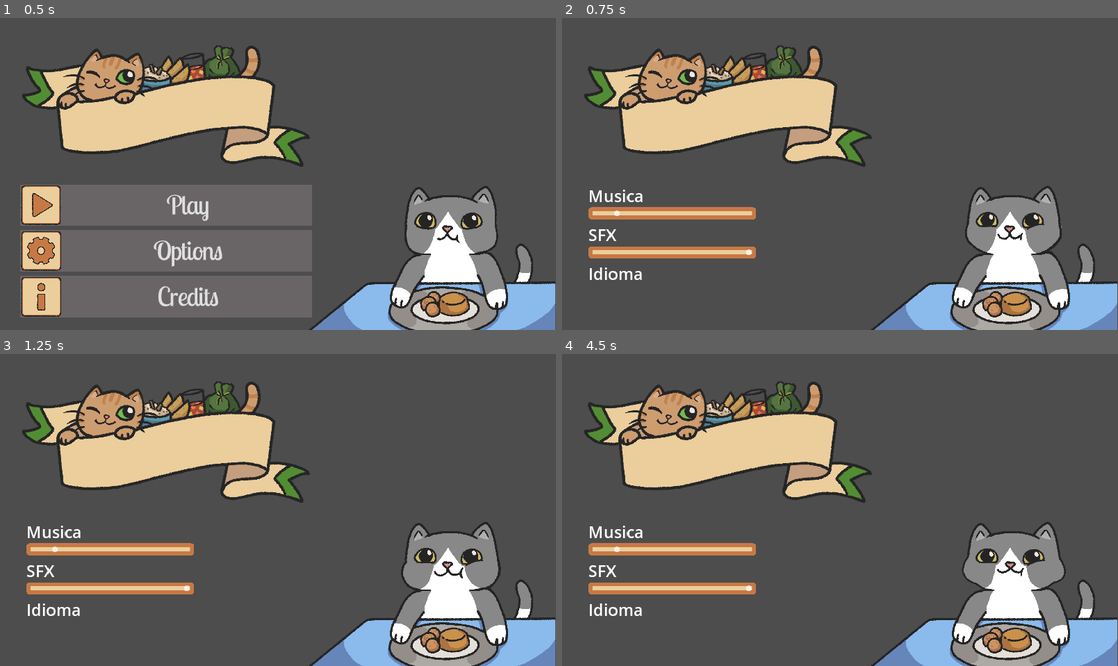
Above: before the commit, frames 1-4 (two rows, left to right).
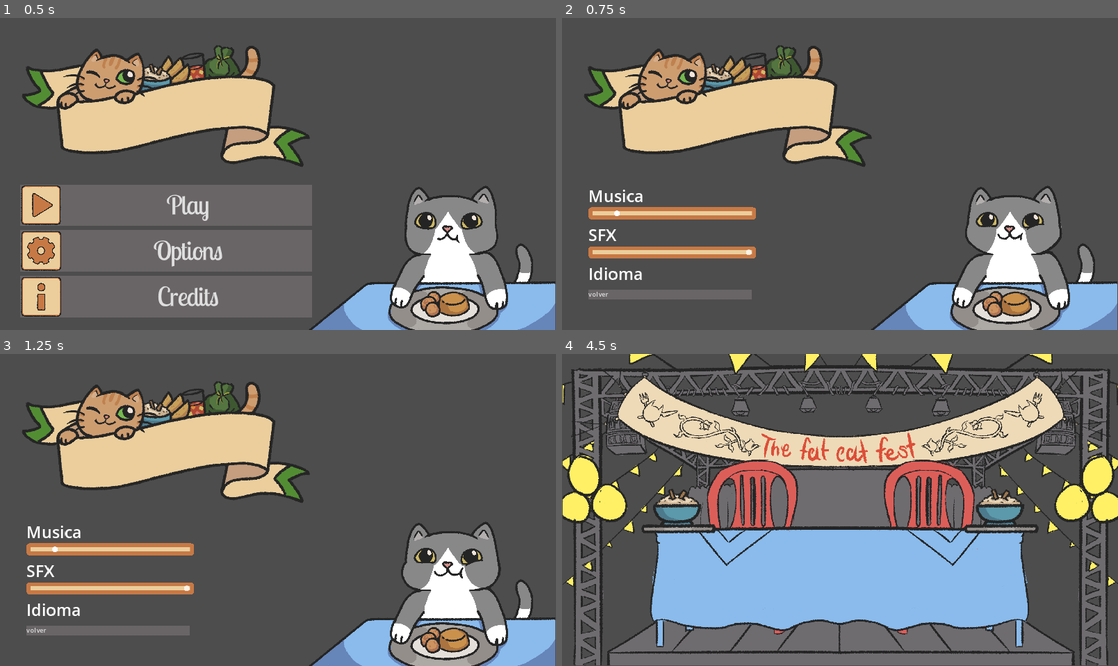
Above: after the commit, the same moments.

Repository: soetgdeznsgk/GGJ24---Fat-Cat-Fest
Game: Godot game, scene res://Escenas/Menus/menu_principal.tscn
Same seed, same stepped clock (60 frames per second), same inputs: the game is played once before the commit and once after it. The engine's default icon, where the game draws it, is replaced by a stand-in: a white triangle on a blue panel in a dark square.
Inputs (mouse positions are in pixels of both pictures, inside the frame that each line leads up to):
- Up to frame 1 (0.5 s): no input
- Up to frame 2 (0.75 s): click "Options" at 0.5 s
- Up to frame 3 (1.25 s): no input
- Up to frame 4 (4.5 s): click (667, 631) at 1.25 s, where only the run after the commit has a clickable "volver"; click (728, 631) at 2 s, where only the run after the commit has a clickable "Credits"; click (728, 541) at 2.75 s, where only the run after the commit has a clickable "Play"; click (656, 541) at 3.5 s, where only the run after the commit has a clickable "sp"; move the mouse to (962, 494) at 4.27 s; hold Right (DerechaPj1) from 4.28 s (still down); tap S (AbajoPj2) at 4.35 s; click (962, 494) at 4.42 s

Frame 1 is identical in both runs. In frame 2, 0.9% of the frame differs, in the area x 4-35%, y 61-91%; in frame 3, 0.9%; in frame 4, 79%, in the area x 0-100%, y 0-100%.

Commit message:
soporte parcial para control en el menú, falta moverle a los sliders

Diff:
--- a/Escenas/Eventos/evento_pepino.tscn
+++ b/Escenas/Eventos/evento_pepino.tscn
@@ -120,7 +120,7 @@
 tracks/0/loop_wrap = true
 tracks/0/keys = {
 "times": PackedFloat32Array(0, 1),
-"transitions": PackedFloat32Array(0.5, 1),
+"transitions": PackedFloat32Array(1, 1),
 "update": 0,
 "values": [Vector2(1012, 375), Vector2(212, 375)]
 }
--- a/Escenas/Menus/menu_principal.gd
+++ b/Escenas/Menus/menu_principal.gd
@@ -1,5 +1,6 @@
 extends Control
 
+var isDeveloped := false
 var bg_music := AudioStreamPlayer.new()
 var noMouse = false
 var mousePos : Vector2
@@ -36,6 +37,10 @@
 
 # Called every frame. 'delta' is the elapsed time since the previous frame.
 func _process(_delta):
+	if Input.is_action_just_pressed("ui_cancel") and isDeveloped:
+		_undevelop_menu()
+		$MenuPrincipal/HBoxContainer/VBoxContainer/MainVBoxContainer/HBoxContainer.PlayButton.grab_focus()
+
 	if Input.is_action_just_pressed("AbajoPj1") and !noMouse:
 		noMouse = true
 		deviceChanged()
@@ -54,10 +59,20 @@
 		$MenuPrincipal/HBoxContainer/VBoxContainer/MainVBoxContainer/HBoxContainer.showPlayButton()
 
 
+func _undevelop_menu():
+	isDeveloped = false
+
+	$MenuPrincipal/HBoxContainer/VBoxContainer/MainVBoxContainer.show()
+	$MenuPrincipal/HBoxContainer/VBoxContainer/MainVBoxContainer/HBoxContainer.showPlayButton()
+	$MenuPrincipal/HBoxContainer/VBoxContainer/ContenedorOpciones.hide()
+	# esconder creditos también
+
 func _on_option_button_pressed():
+	isDeveloped = true
 	sfx_audio.play()
 	$MenuPrincipal/HBoxContainer/VBoxContainer/MainVBoxContainer.hide()
 	$MenuPrincipal/HBoxContainer/VBoxContainer/ContenedorOpciones.show()
+	$MenuPrincipal/HBoxContainer/VBoxContainer/ContenedorOpciones/OptionsVBoxContainer/MusicVolumeSlider.grab_focus()
 
 
 
@@ -71,3 +86,4 @@
 
 func _on_credits_button_pressed() -> void:
 	sfx_audio.play()
+	isDeveloped = true
--- a/Escenas/Menus/menu_principal.tscn
+++ b/Escenas/Menus/menu_principal.tscn
@@ -1,9 +1,10 @@
-[gd_scene load_steps=27 format=3 uid="uid://wibtjjyhafg4"]
+[gd_scene load_steps=28 format=3 uid="uid://wibtjjyhafg4"]
 
 [ext_resource type="Script" path="res://Escenas/Menus/menu_principal.gd" id="1_vn785"]
 [ext_resource type="Texture2D" uid="uid://d2skq3dyio1rp" path="res://Escenas/Menus/Imgs/FatCatFestLogo.png" id="2_ijal2"]
 [ext_resource type="Script" path="res://Escenas/Menus/Buttons/VolumeManager.gd" id="3_nccfq"]
-[ext_resource type="PackedScene" path="res://Escenas/Menus/Buttons/button_anim.tscn" id="4_cnkgm"]
+[ext_resource type="StyleBox" uid="uid://3gjeyh8dsx21" path="res://Escenas/Menus/Buttons/estilo_botones.tres" id="4_6o6po"]
+[ext_resource type="PackedScene" uid="uid://kcqxgo84fi45" path="res://Escenas/Menus/Buttons/button_anim.tscn" id="4_cnkgm"]
 [ext_resource type="Texture2D" uid="uid://dxkx5w2qurkf3" path="res://Escenas/Menus/Buttons/OptionsButton.png" id="4_gf66w"]
 [ext_resource type="Texture2D" uid="uid://c7ru10qr3mnrv" path="res://Escenas/Menus/Buttons/InfoButton.png" id="5_j1sg3"]
 [ext_resource type="PackedScene" uid="uid://dldomgejvinaf" path="res://Escenas/Menus/Buttons/button_play_loquisimo.tscn" id="7_ok2fb"]
@@ -184,6 +185,14 @@
 theme_override_font_sizes/font_size = 40
 text = "Idioma"
 
+[node name="Button" type="Button" parent="MenuPrincipal/HBoxContainer/VBoxContainer/ContenedorOpciones/OptionsVBoxContainer"]
+layout_mode = 2
+theme_override_styles/normal = ExtResource("4_6o6po")
+theme_override_styles/hover = ExtResource("4_6o6po")
+theme_override_styles/focus = ExtResource("4_6o6po")
+text = "volver"
+alignment = 0
+
 [node name="MainVBoxContainer" type="VBoxContainer" parent="MenuPrincipal/HBoxContainer/VBoxContainer"]
 layout_mode = 2
 size_flags_horizontal = 3
@@ -227,6 +236,7 @@
 animation = &"Eat"
 frame_progress = 0.409295
 
+[connection signal="pressed" from="MenuPrincipal/HBoxContainer/VBoxContainer/ContenedorOpciones/OptionsVBoxContainer/Button" to="." method="_undevelop_menu"]
 [connection signal="sp_start_game" from="MenuPrincipal/HBoxContainer/VBoxContainer/MainVBoxContainer/HBoxContainer" to="." method="_on_h_box_container_sp_start_game"]
 [connection signal="pressed" from="MenuPrincipal/HBoxContainer/VBoxContainer/MainVBoxContainer/OptionsButton" to="." method="_on_option_button_pressed"]
 [connection signal="pressed" from="MenuPrincipal/HBoxContainer/VBoxContainer/MainVBoxContainer/CreditsButton" to="." method="_on_credits_button_pressed"]
--- a/project.godot
+++ b/project.godot
@@ -28,6 +28,20 @@
 
 [input]
 
+ui_accept={
+"deadzone": 0.5,
+"events": [Object(InputEventKey,"resource_local_to_scene":false,"resource_name":"","device":0,"window_id":0,"alt_pressed":false,"shift_pressed":false,"ctrl_pressed":false,"meta_pressed":false,"pressed":false,"keycode":4194309,"physical_keycode":0,"key_label":0,"unicode":0,"echo":false,"script":null)
+, Object(InputEventKey,"resource_local_to_scene":false,"resource_name":"","device":0,"window_id":0,"alt_pressed":false,"shift_pressed":false,"ctrl_pressed":false,"meta_pressed":false,"pressed":false,"keycode":4194310,"physical_keycode":0,"key_label":0,"unicode":0,"echo":false,"script":null)
+, Object(InputEventKey,"resource_local_to_scene":false,"resource_name":"","device":0,"window_id":0,"alt_pressed":false,"shift_pressed":false,"ctrl_pressed":false,"meta_pressed":false,"pressed":false,"keycode":32,"physical_keycode":0,"key_label":0,"unicode":32,"echo":false,"script":null)
+, Object(InputEventJoypadButton,"resource_local_to_scene":false,"resource_name":"","device":-1,"button_index":0,"pressure":0.0,"pressed":false,"script":null)
+]
+}
+ui_cancel={
+"deadzone": 0.5,
+"events": [Object(InputEventKey,"resource_local_to_scene":false,"resource_name":"","device":0,"window_id":0,"alt_pressed":false,"shift_pressed":false,"ctrl_pressed":false,"meta_pressed":false,"pressed":false,"keycode":4194305,"physical_keycode":0,"key_label":0,"unicode":0,"echo":false,"script":null)
+, Object(InputEventJoypadButton,"resource_local_to_scene":false,"resource_name":"","device":-1,"button_index":1,"pressure":0.0,"pressed":false,"script":null)
+]
+}
 ArribaPj1={
 "deadzone": 0.5,
 "events": [Object(InputEventKey,"resource_local_to_scene":false,"resource_name":"","device":-1,"window_id":0,"alt_press …(182 unchanged characters)…
Renamed: Escenas/Eventos/evento_darse_duro.tscn -> Escenas/Eventos/darseduro/evento_darse_duro.tscn
